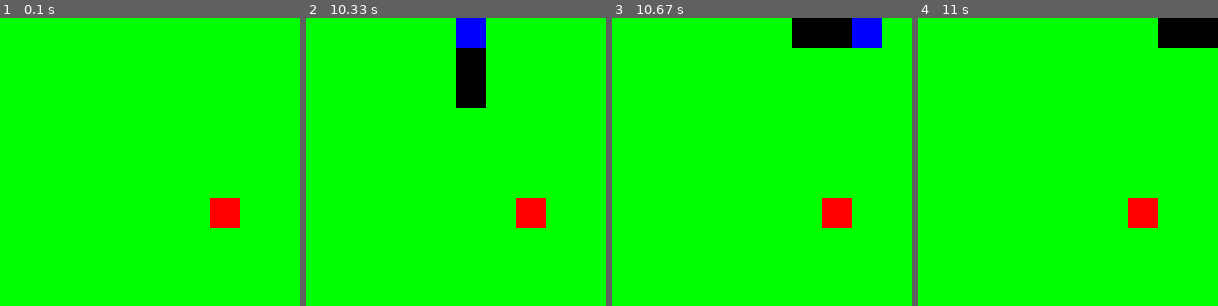
Above: before the commit, frames 1-4 (left to right).
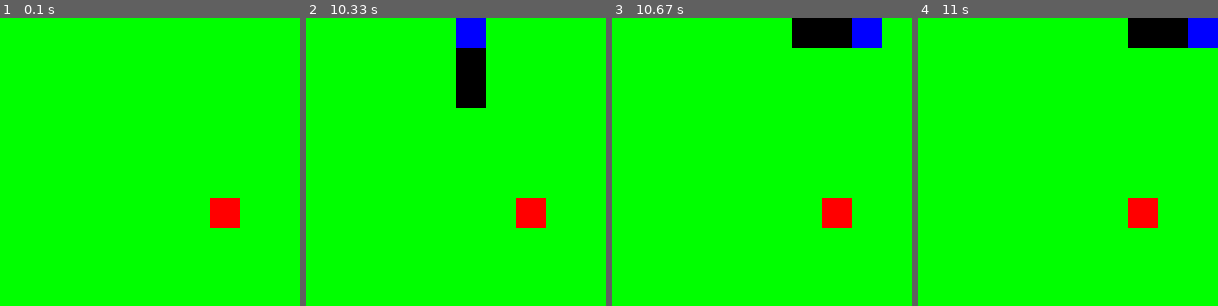
Above: after the commit, the same moments.

Repository: EthanWrong/Intro-to-PyGame
Game: pygame game, started from snake_v9.py
The game is run twice, just before and just after one commit, with the same random seed, the same clock (stepped at 60 frames per second) and the same inputs.
Inputs:
- Up to frame 1 (0.1 s): no input
- Up to frame 2 (10.33 s): hold Right 0.83-1.47 s; hold Down 1.5-1.97 s; hold Left 2-2.47 s; hold Right 2.5-2.97 s; hold Up 3-3.33 s; hold Right 3.37-3.83 s; hold Left 3.87-4.4 s; hold Down 4.43-4.77 s; hold Left 4.8-5.2 s; hold Up 5.23-5.6 s; hold Right 5.63-6.27 s; hold Down 6.3-6.67 s; hold Left 6.7-7.17 s; hold Right 7.2-7.67 s; hold Up 7.7-8.03 s; hold Right 8.07-8.53 s; hold Left 8.57-9.1 s; hold Down 9.13-9.47 s; hold Left 9.5-9.9 s; hold Up 9.93-10.3 s
- Up to frame 3 (10.67 s): hold Right from 10.33 s (still down)
- Up to frame 4 (11 s): release Right at 10.97 s
The pictures show only the part of the screen within x 50-100%, y 0-50%; the shares and areas given below are measured in that part.

Frames 1-3 are identical in both runs. In frame 4, 2.1% of the frame differs, in the area x 70-100%, y 0-11%.

Commit message:
Update snake_v9.py

Diff:
--- a/snake_v9.py
+++ b/snake_v9.py
@@ -136,7 +136,7 @@
             else:
                 self.grid.insert(0, left)
         elif self.direction == "right":
-            if right[0] > cols or right in self.grid:
+            if right[0] >= cols or right in self.grid:
                 self.alive = False
                 return
             else:
@@ -148,7 +148,7 @@
             else:
                 self.grid.insert(0, up)
         elif self.direction == "down":
-            if down[1] > rows or down in self.grid:
+            if down[1] >= rows or down in self.grid:
                 self.alive = False
                 return
             else:
